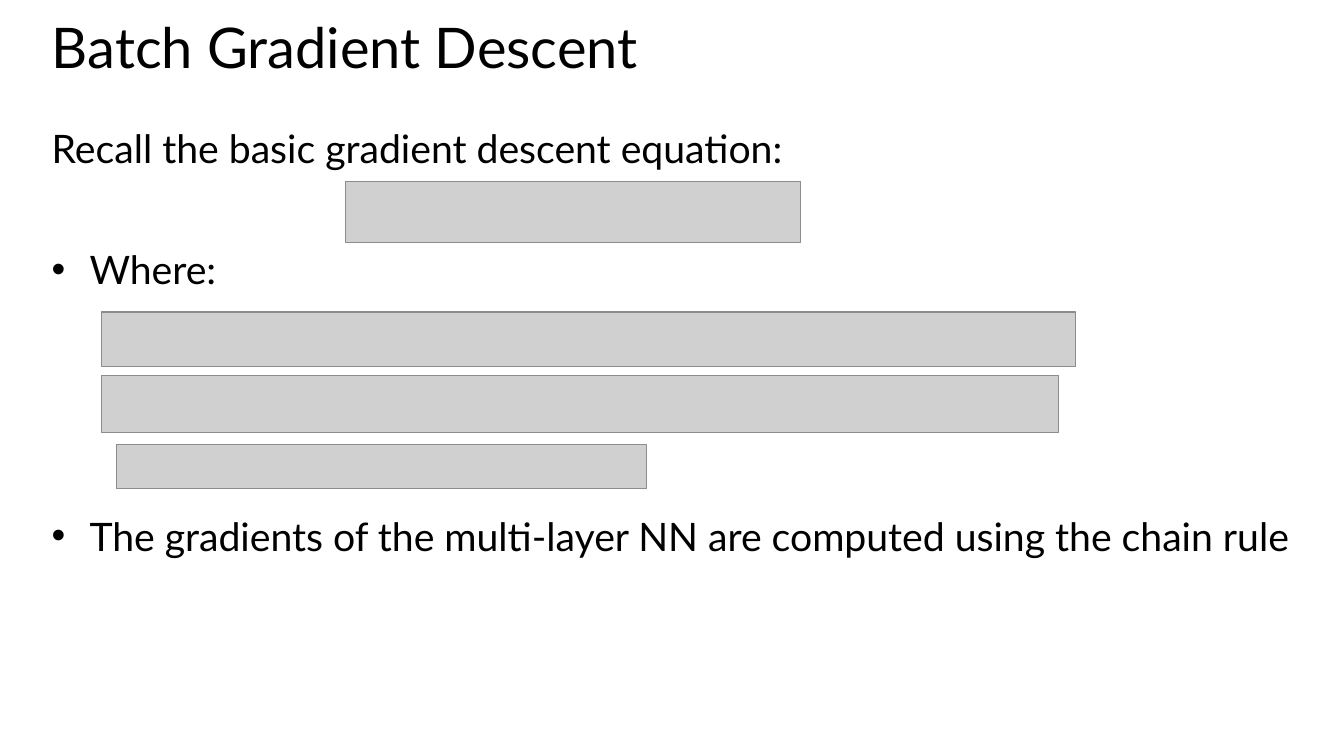
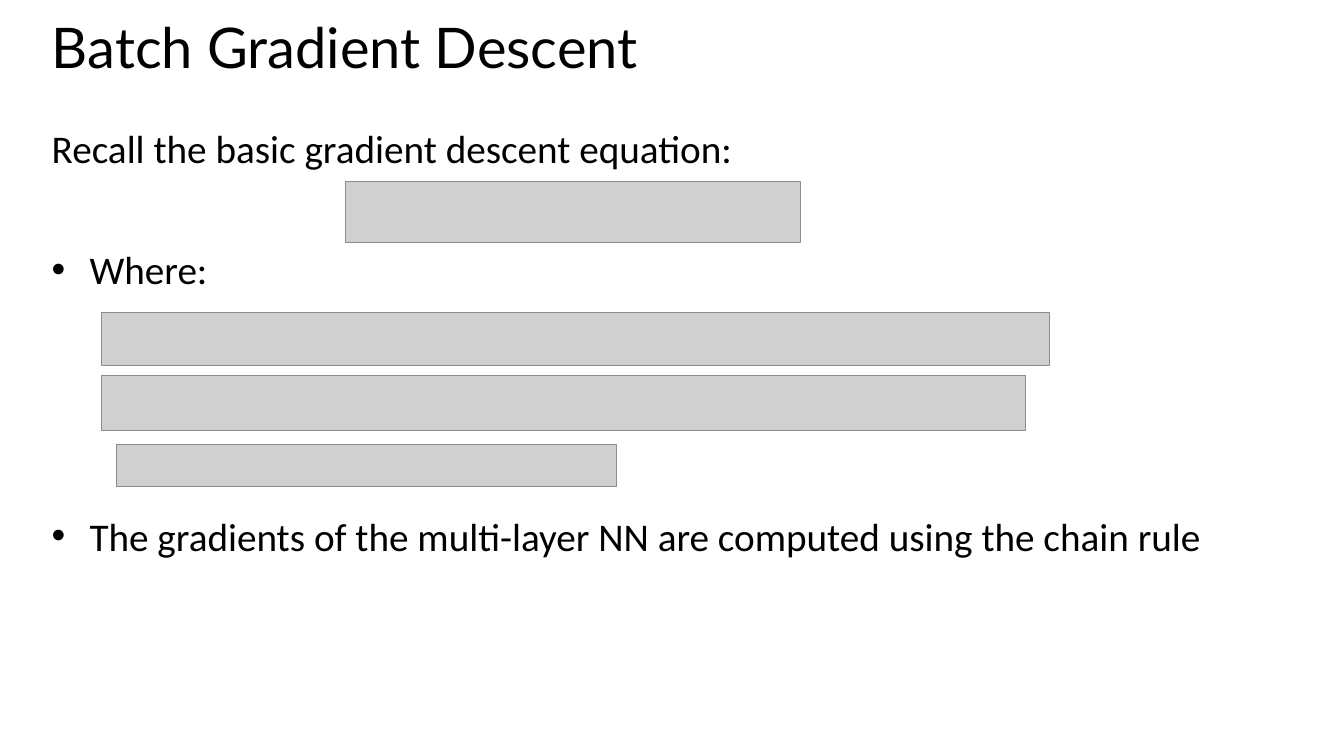
Before and after one commit to StephenElston/CSCI-E25, a slide deck: slide 33 of SupplementaryMaterial/OptimizationForDeepLearning.pptx. Drawn at 1344x756 pixels with LibreOffice and Linux fonts; fonts in the diff are those of the drawing; grey boxes stand for pictures. Boxes give left, top, right and bottom in pixels: in the first picture for what was removed or moved away, otherwise in the second. Text is boxed around its words. In the diff, an @@ line names an element or a change of style, - is before the commit and + after.

```diff
--- a/SupplementaryMaterial/OptimizationForDeepLearning.pptx
+++ b/SupplementaryMaterial/OptimizationForDeepLearning.pptx
@@ picture: place and size @@
-picture at box(102, 313, 1076, 367)
+picture at box(102, 313, 1051, 366)
@@ picture: place and size @@
-picture at box(102, 376, 1060, 433)
+picture at box(102, 376, 1026, 431)
@@ picture: place and size @@
-picture at box(117, 445, 646, 489)
+picture at box(117, 445, 617, 487)
@@ font Lato to Calibri in 3 elements at box(52, 135, 731, 170), box(90, 256, 208, 285), box(90, 523, 1201, 558) @@
```
Also in this commit, not shown: 23 other slides changed.
